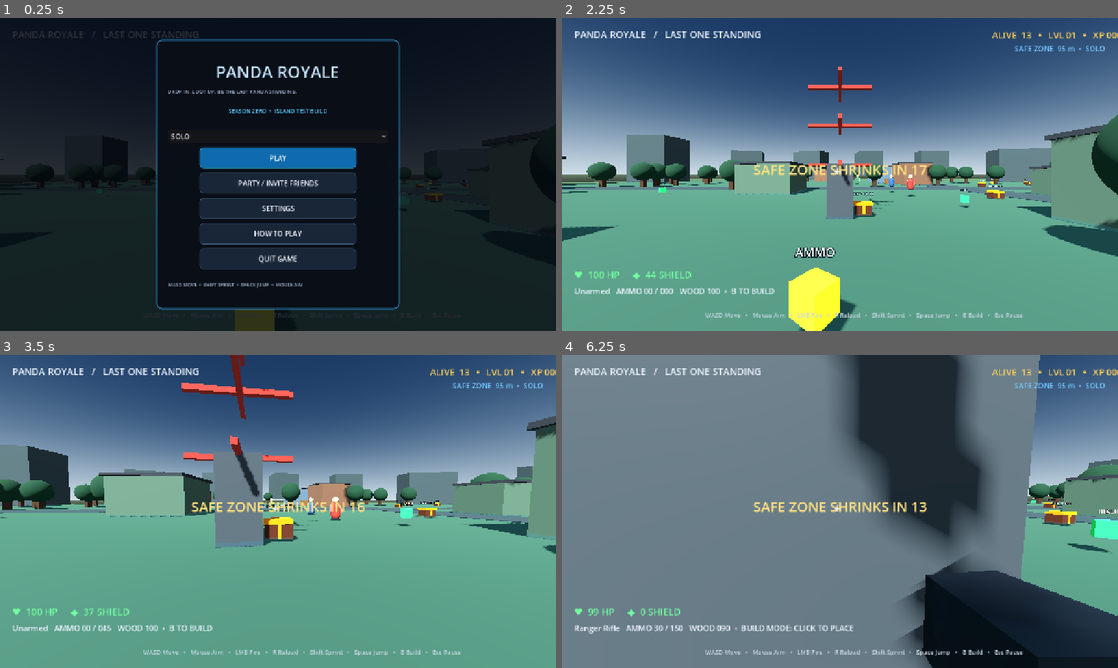
Above: before the commit, frames 1-4 (two rows, left to right).
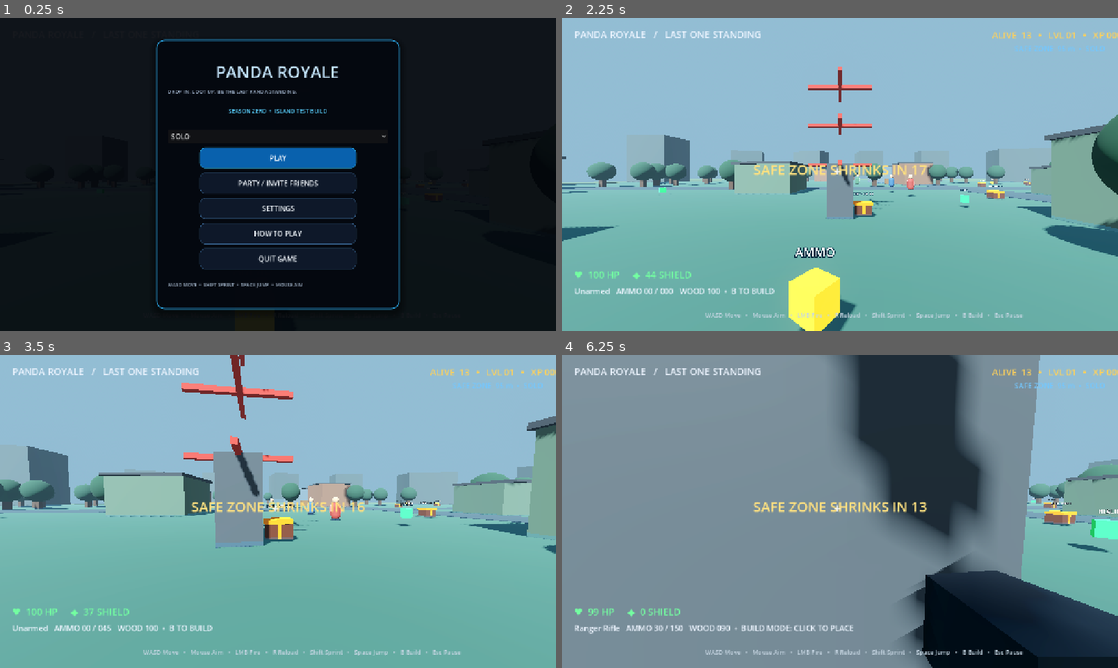
Above: after the commit, the same moments.

Repository: PandaManDev/Panda-Royale
Game: Godot game, scene res://Main.tscn
Same seed, same stepped clock (60 frames per second), same inputs: the game is played once before the commit and once after it.
Inputs (mouse positions are in pixels of both pictures, inside the frame that each line leads up to):
- Up to frame 1 (0.25 s): no input
- Up to frame 2 (2.25 s): click "SOLO" at 0.5 s; click "SOLO" at 1.25 s; click "PLAY" at 2 s
- Up to frame 3 (3.5 s): tap Enter at 2.75 s; move the mouse to (305, 511) at 2.77 s; hold W from 2.78 s (still down); tap R at 2.85 s; click (305, 511) at 2.92 s; tap Space at 3.02 s
- Up to frame 4 (6.25 s): keep holding W; move the mouse to (812, 511) at 3.52 s; tap B at 3.6 s; tap Space at 3.77, 5.27, 6.02 s; tap Enter at 4.25, 5, 5.75 s; move the mouse to (851, 505) at 4.27 s; tap E at 4.35 s; move the mouse to (834, 517) at 5.02 s; tap Shift at 5.1 s; click (834, 517) at 5.17 s; move the mouse to (878, 514) at 5.77 s; tap R at 5.85 s

The runs differ from the first frame. In frame 1, 1.3% of the frame differs, in the area x 0-85%, y 4-100%; in frame 2, 93%; in frame 3, 93%, in the area x 0-100%, y 0-100%; in frame 4, 11%.

Commit message:
Polish Panda Royale lighting and premium menu UI

Diff:
--- a/scripts/game.gd
+++ b/scripts/game.gd
@@ -93,6 +93,16 @@
     env.ambient_light_color = Color(0.58, 0.65, 0.72)
     env.ambient_light_energy = 0.7
     env.tonemap_mode = Environment.TONE_MAPPER_FILMIC
+    env.tonemap_exposure = 1.08
+    env.ambient_light_energy = 0.78
+    env.reflected_light_source = Environment.REFLECTION_SOURCE_BG
+    env.glow_enabled = true
+    env.glow_intensity = 0.22
+    env.glow_strength = 0.65
+    env.glow_bloom = 0.08
+    env.fog_enabled = true
+    env.fog_light_color = Color(0.43, 0.58, 0.68)
+    env.fog_density = 0.0018
     world_env = WorldEnvironment.new()
     world_env.environment = env
     add_child(world_env)
@@ -384,7 +394,7 @@
 
     var backdrop = ColorRect.new()
     backdrop.name = "MenuBackdrop"
-    backdrop.color = Color(0.015, 0.025, 0.05, 0.82)
+    backdrop.color = Color(0.008, 0.014, 0.032, 0.91)
     backdrop.set_anchors_and_offsets_preset(Control.PRESET_FULL_RECT)
     backdrop.mouse_filter = Control.MOUSE_FILTER_STOP
     menu_layer.add_child(backdrop)
@@ -500,10 +510,13 @@
 
 func _panel_style() -> StyleBoxFlat:
     var style = StyleBoxFlat.new()
-    style.bg_color = Color(0.035, 0.055, 0.09, 0.97)
-    style.border_color = Color(0.20, 0.65, 0.95, 0.95)
+    style.bg_color = Color(0.018, 0.032, 0.060, 0.985)
+    style.border_color = Color(0.18, 0.72, 1.0, 0.95)
     style.set_border_width_all(2)
-    style.set_corner_radius_all(12)
+    style.set_corner_radius_all(18)
+    style.shadow_color = Color(0.0, 0.0, 0.0, 0.42)
+    style.shadow_size = 18
+    style.shadow_offset = Vector2(0, 8)
     style.content_margin_left = 26
     style.content_margin_right = 26
     style.content_margin_top = 22
@@ -539,15 +552,23 @@
     button.add_theme_font_size_override("font_size", 16)
     button.add_theme_color_override("font_color", Color(0.96, 0.98, 1.0))
     var normal = StyleBoxFlat.new()
-    normal.bg_color = Color(0.06, 0.42, 0.68, 1.0) if primary else Color(0.10, 0.15, 0.22, 1.0)
-    normal.border_color = Color(0.22, 0.78, 1.0, 1.0) if primary else Color(0.25, 0.36, 0.48, 1.0)
+    normal.bg_color = Color(0.035, 0.38, 0.68, 1.0) if primary else Color(0.055, 0.095, 0.16, 1.0)
+    normal.border_color = Color(0.20, 0.78, 1.0, 1.0) if primary else Color(0.20, 0.36, 0.52, 1.0)
     normal.set_border_width_all(1)
-    normal.set_corner_radius_all(7)
+    normal.set_corner_radius_all(11)
+    normal.content_margin_top = 8
+    normal.content_margin_bottom = 8
     var hover = normal.duplicate()
-    hover.bg_color = Color(0.08, 0.56, 0.84, 1.0) if primary else Color(0.16, 0.25, 0.36, 1.0)
+    hover.bg_color = Color(0.06, 0.56, 0.90, 1.0) if primary else Color(0.10, 0.21, 0.34, 1.0)
+    hover.border_color = Color(0.45, 0.88, 1.0, 1.0)
+    var pressed = hover.duplicate()
+    pressed.bg_color = Color(0.025, 0.28, 0.48, 1.0)
+    var focus = hover.duplicate()
+    focus.set_border_width_all(2)
     button.add_theme_stylebox_override("normal", normal)
     button.add_theme_stylebox_override("hover", hover)
-    button.add_theme_stylebox_override("pressed", hover)
+    button.add_theme_stylebox_override("pressed", pressed)
+    button.add_theme_stylebox_override("focus", focus)
     button.pressed.connect(action)
     parent.add_child(button)
 
